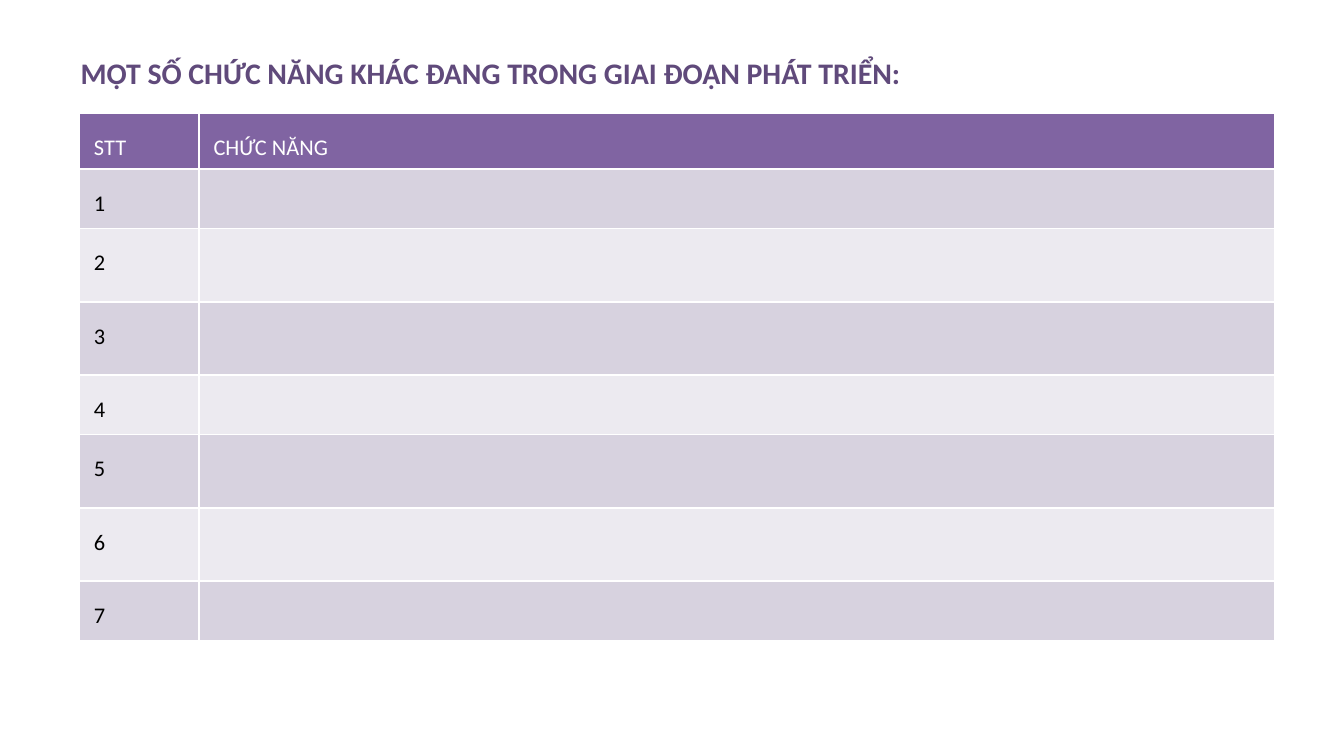
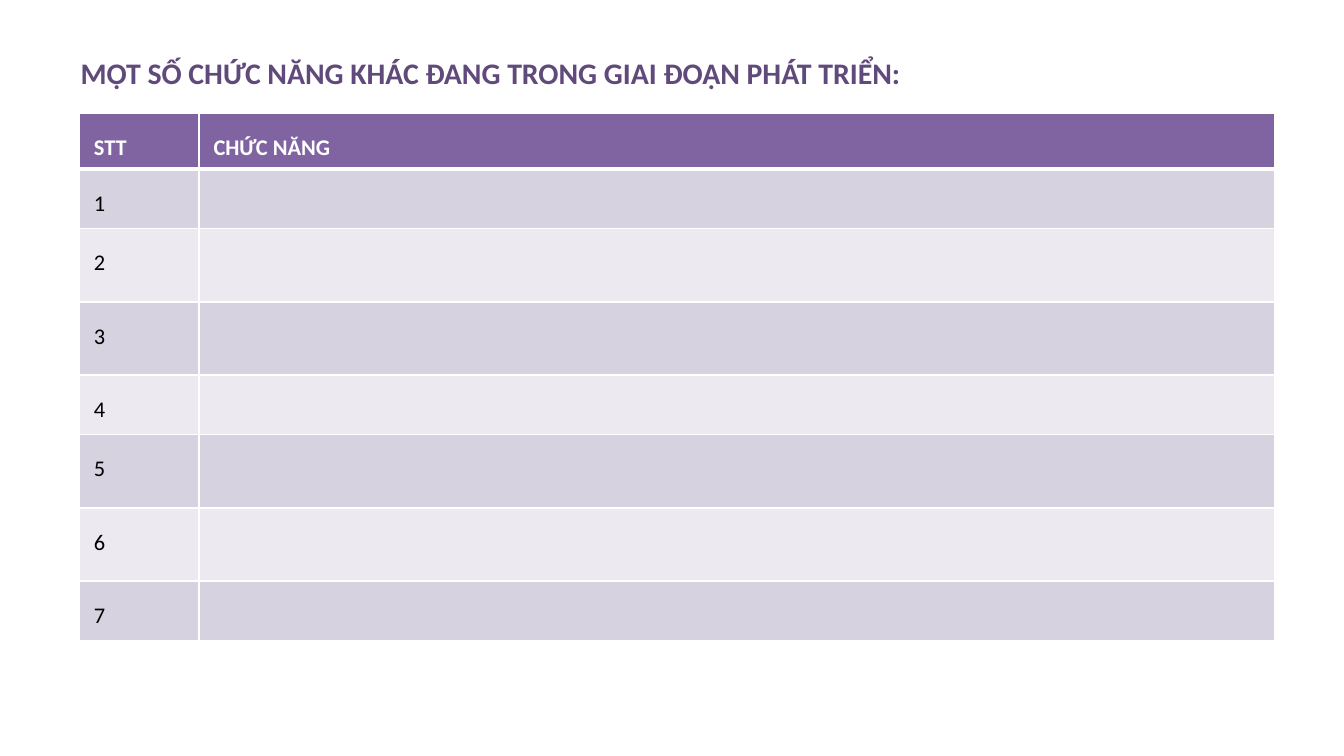
Before and after one commit to loilunhp007/qltvJava, a slide deck: slide 13 of TEST1.pptx (slide 11 before the commit). Drawn at 1344x756 pixels with LibreOffice and Linux fonts; fonts in the diff are those of the drawing. Boxes give left, top, right and bottom in pixels: in the first picture for what was removed or moved away, otherwise in the second. Text is boxed around its words. In the diff, an @@ line names an element or a change of style, - is before the commit and + after.

```diff
--- a/TEST1.pptx
+++ b/TEST1.pptx
@@ table at [79, 113, 1275, 640] @@
@@ bold on in "STT", "CHỨC NĂNG" @@
```
Also in this commit, not shown: 2 slides added, 29 other files.
